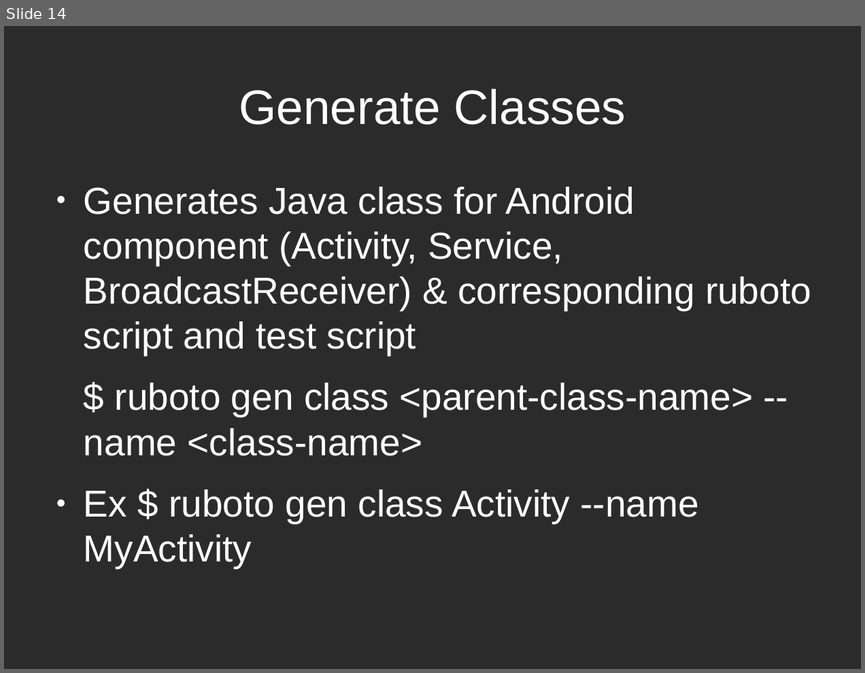
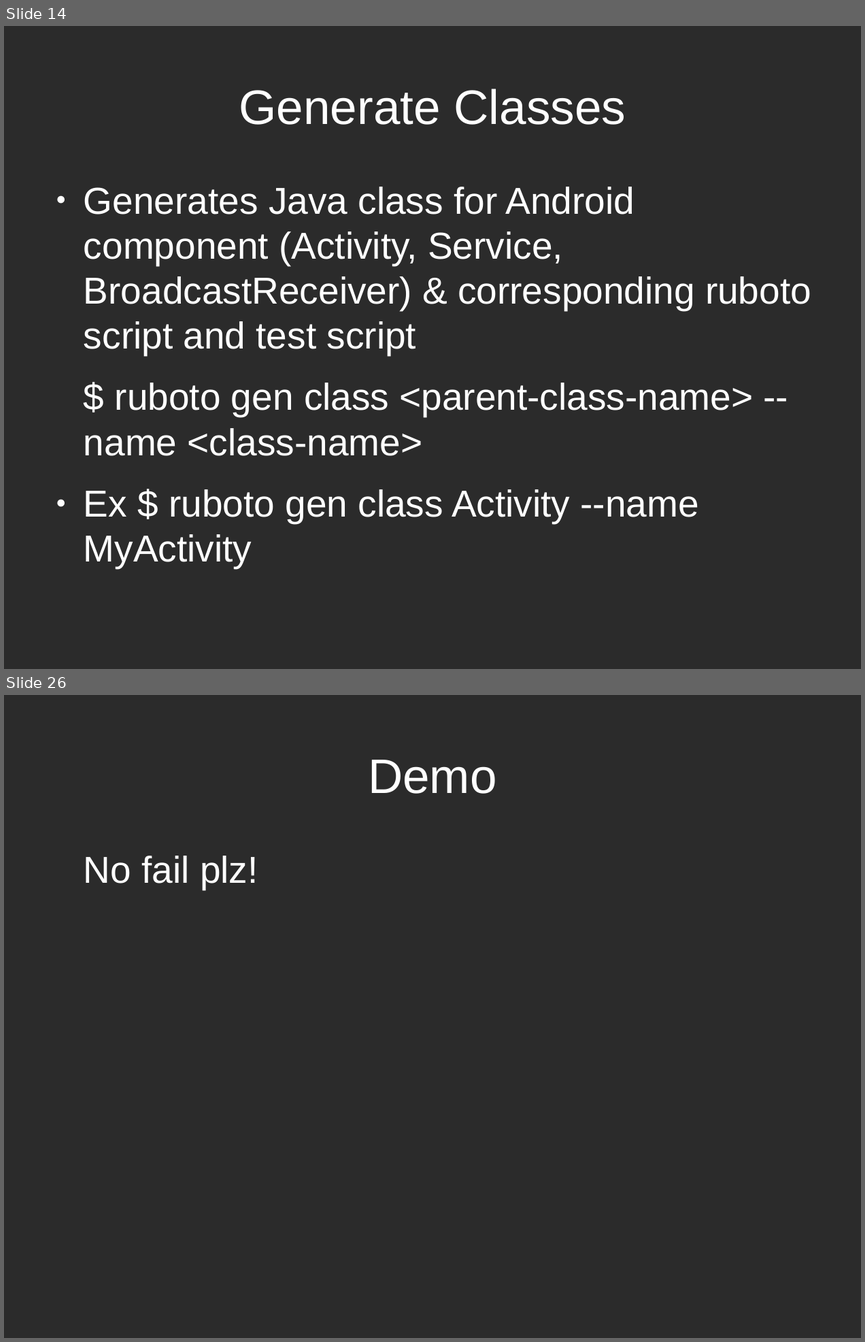
Before and after one commit to speakingcode/pres-ruboto, a slide deck: pres-ruboto.odp. Shown one above the other, each under a label of ours: slide 14 before the commit, slides 14 and 26 after it; the slides between them are not shown. The pictures are 865x673 and 865x1342 pixels, drawn with LibreOffice and Linux fonts; fonts in the diff are those of the drawing; background and template pictures are left out; a plain dark background stands for a picture behind light text. Boxes give left, top, right and bottom in pixels: in the first picture for what was removed or moved away, otherwise in the second. Text is boxed around its words. In the diff, an @@ line names an element or a change of style, - is before the commit and + after.

```diff
--- a/pres-ruboto.odp
+++ b/pres-ruboto.odp
@@ slide 26 added at bbox=[4, 695, 861, 1338], background picture (left out) @@
@@ title added at bbox=[368, 760, 496, 794], 44.8 pt, text #FFFFFF @@
+Demo
@@ text added at bbox=[84, 855, 258, 889], 34.7 pt, text #FFFFFF @@
+No fail plz!
```
Also in this commit, not shown: 7 slides changed, 8 other slides added, 1 slide removed.
